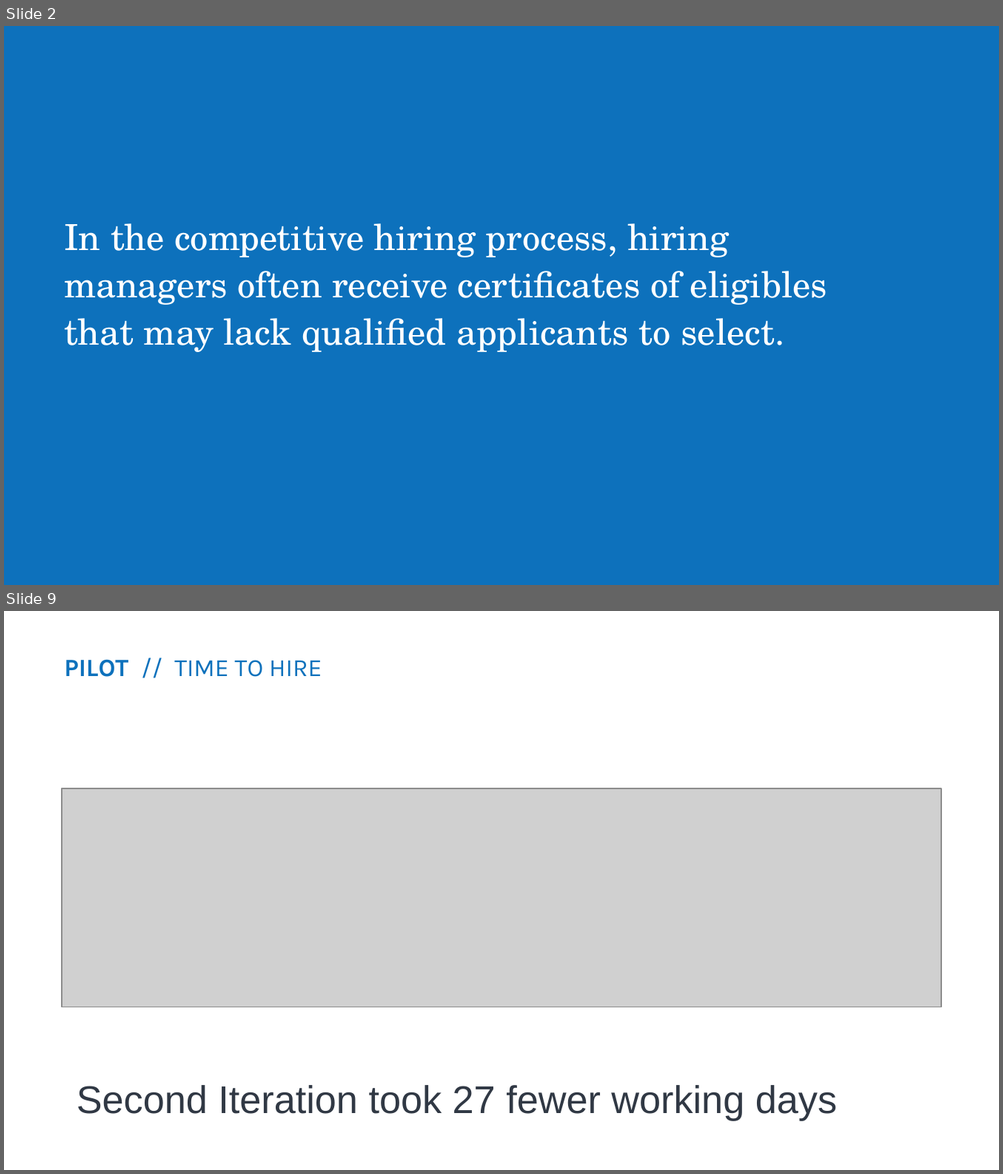
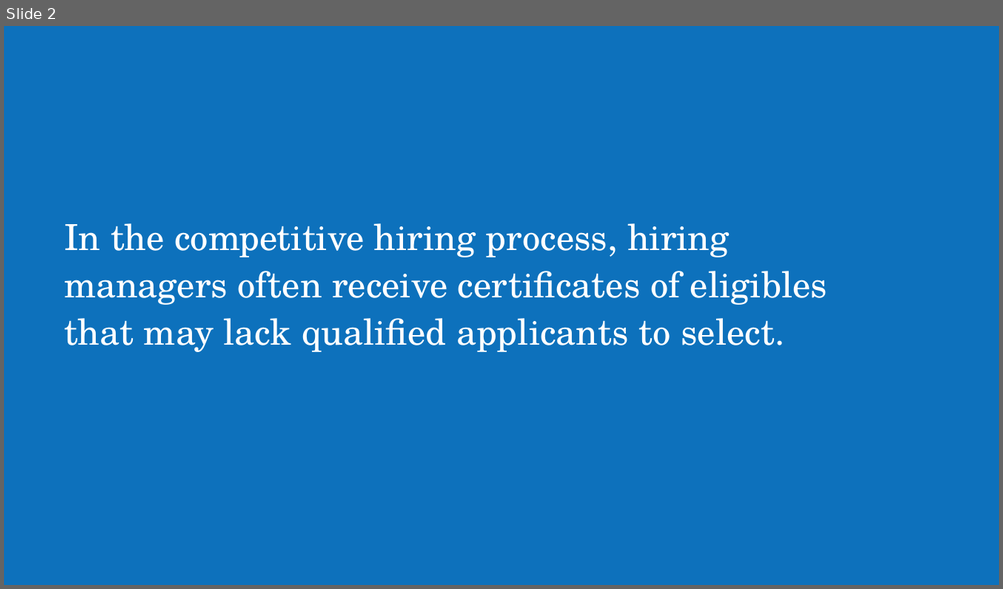
Before and after one commit to usds/SME-QA-Website, a slide deck: toolkit/getting-started/sme-qa-for-participants.pptx. Shown one above the other, each under a label of ours: slides 2 and 9 before the commit, slide 2 after it; the slides between them are not shown. The pictures are 1003x1174 and 1003x589 pixels, drawn with LibreOffice and Linux fonts; fonts in the diff are those of the drawing; grey boxes stand for pictures. Boxes give left, top, right and bottom in pixels: in the first picture for what was removed or moved away, otherwise in the second. Text is boxed around its words. In the diff, an @@ line names an element or a change of style, - is before the commit and + after.

```diff
--- a/toolkit/getting-started/sme-qa-for-participants.pptx
+++ b/toolkit/getting-started/sme-qa-for-participants.pptx
@@ slide 9 removed at [4, 611, 999, 1170], background #FFFFFF @@
@@ text removed at [64, 659, 321, 677] @@
-PILOT // TIME TO HIRE
@@ picture removed at [62, 789, 941, 1008] @@
@@ title removed at [77, 1085, 836, 1121] @@
-Second Iteration took 27 fewer working days
```
Also in this commit, not shown: 2 slides changed, 3 slides added, 9 other slides removed, 1 other file.
